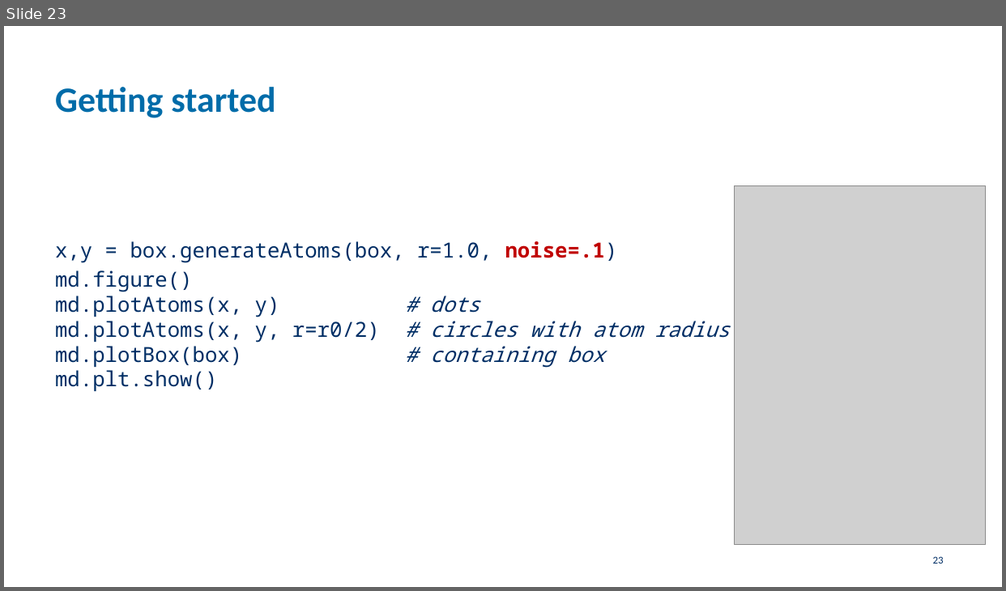
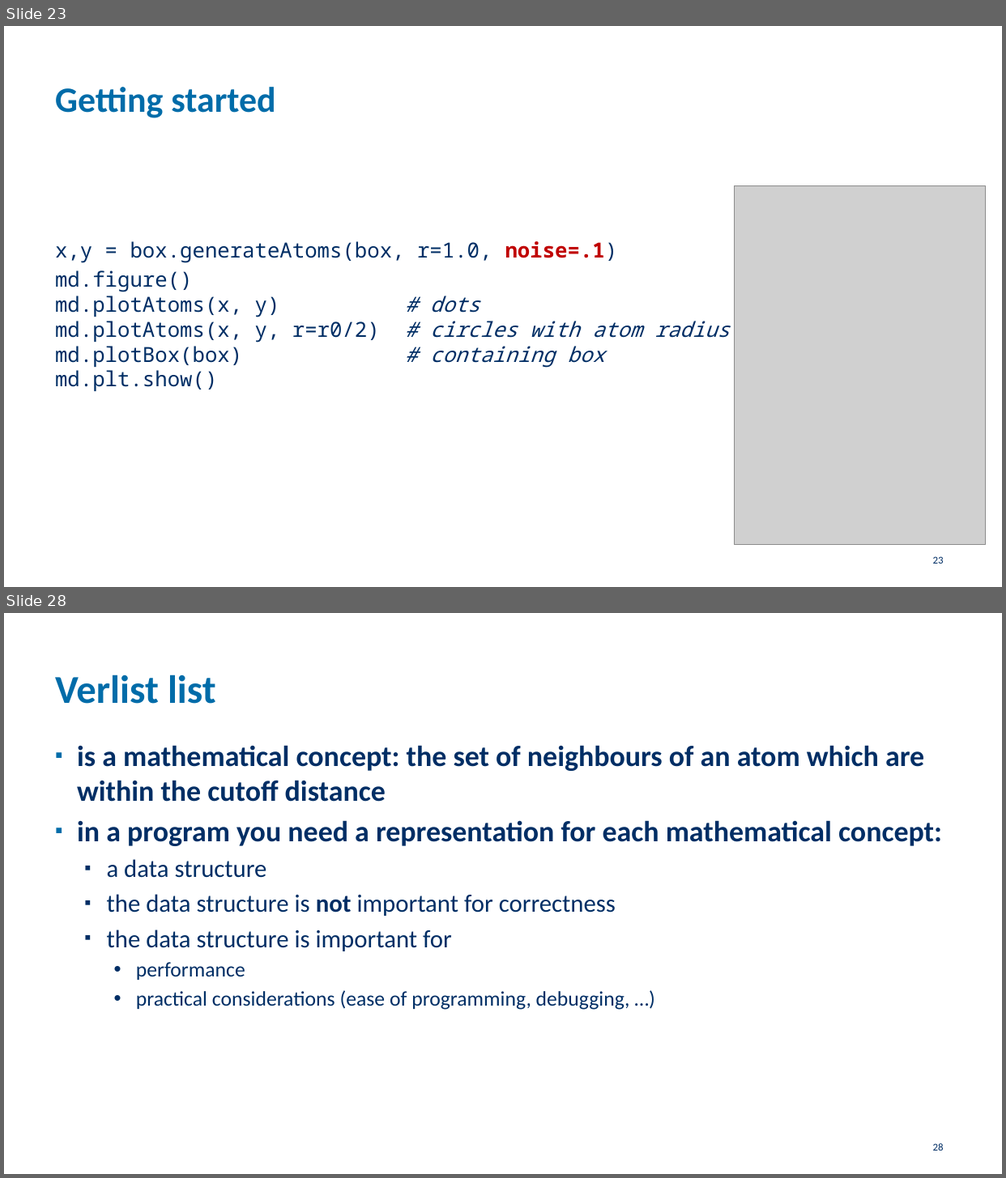
Before and after one commit to etijskens/pp, a slide deck: assignment-2021/assignment-2021.pptx. Shown one above the other, each under a label of ours: slide 23 before the commit, slides 23 and 28 after it; the slides between them are not shown. The pictures are 1006x591 and 1006x1178 pixels, drawn with LibreOffice and Linux fonts; fonts in the diff are those of the drawing; grey boxes stand for pictures; background and template pictures are left out. Boxes give left, top, right and bottom in pixels: in the first picture for what was removed or moved away, otherwise in the second. Text is boxed around its words. In the diff, an @@ line names an element or a change of style, - is before the commit and + after.

```diff
--- a/assignment-2021/assignment-2021.pptx
+++ b/assignment-2021/assignment-2021.pptx
@@ slide 28 added at [4,613,1002,1174], background #FFFFFF @@
@@ title added at [55,675,216,704], 38 pt, text #006CA9, bold @@
+Verlist list
@@ text added at [77,745,942,1010], 28 pt, text #002E65 @@
+▪ is a mathematical concept: the set of neighbours of an atom which are within the cutoff distance
+▪ in a program you need a representation for each mathematical concept:
+  ▪ a data structure
+  ▪ the data structure is not important for correctness
+  ▪ the data structure is important for
+    • performance
+    • practical considerations (ease of programming, debugging, …)
@@ page number added at [933,1144,944,1151], 10 pt, text #002E65 @@
+28
```
Also in this commit, not shown: 9 other slides added, 2 other files.
